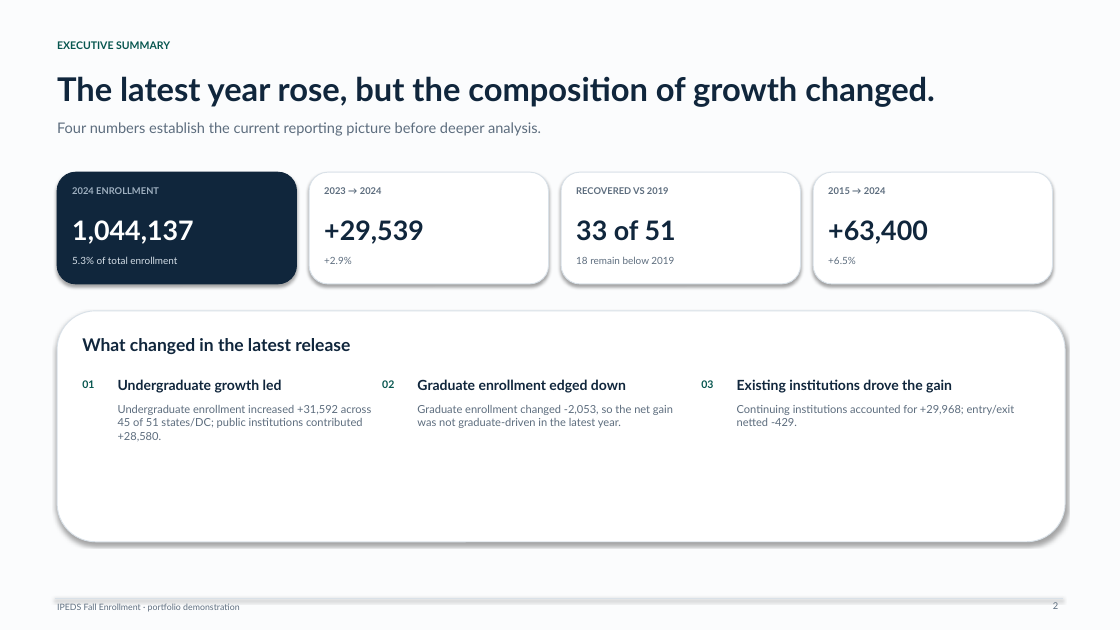
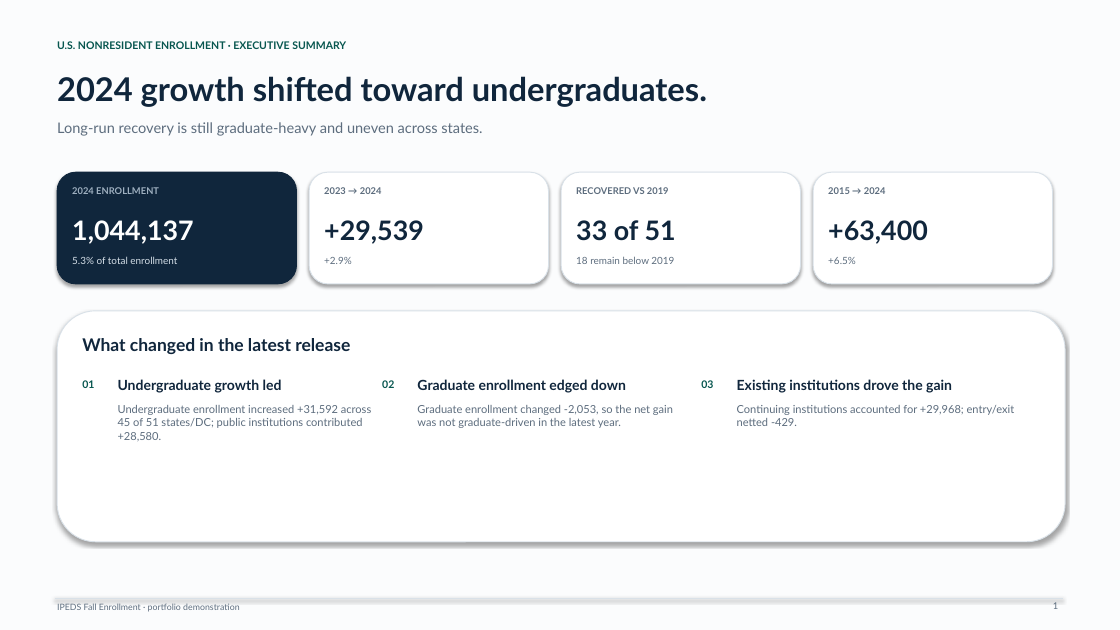
Before and after one commit to Joseph-Th/higher_education_and_immigration_demo, a slide deck: slide 1 of deliverables/management_briefing_deck.pptx (slide 2 before the commit). Drawn at 1120x630 pixels with LibreOffice and Linux fonts; fonts in the diff are those of the drawing. Boxes give left, top, right and bottom in pixels: in the first picture for what was removed or moved away, otherwise in the second. Text is boxed around its words. In the diff, an @@ line names an element or a change of style, - is before the commit and + after.

```diff
--- a/deliverables/management_briefing_deck.pptx
+++ b/deliverables/management_briefing_deck.pptx
@@ text at (57, 41, 346, 49): text changed @@
-EXECUTIVE SUMMARY
+U.S. NONRESIDENT ENROLLMENT · EXECUTIVE SUMMARY
@@ text at (57, 76, 707, 107): text changed @@
-The latest year rose, but the composition of growth changed.
+2024 growth shifted toward undergraduates.
@@ text at (57, 122, 482, 136): text changed @@
-Four numbers establish the current reporting picture before deeper analysis.
+Long-run recovery is still graduate-heavy and uneven across states.
```
Also in this commit, not shown: 4 other slides changed, 1 slide removed, 23 other files.
